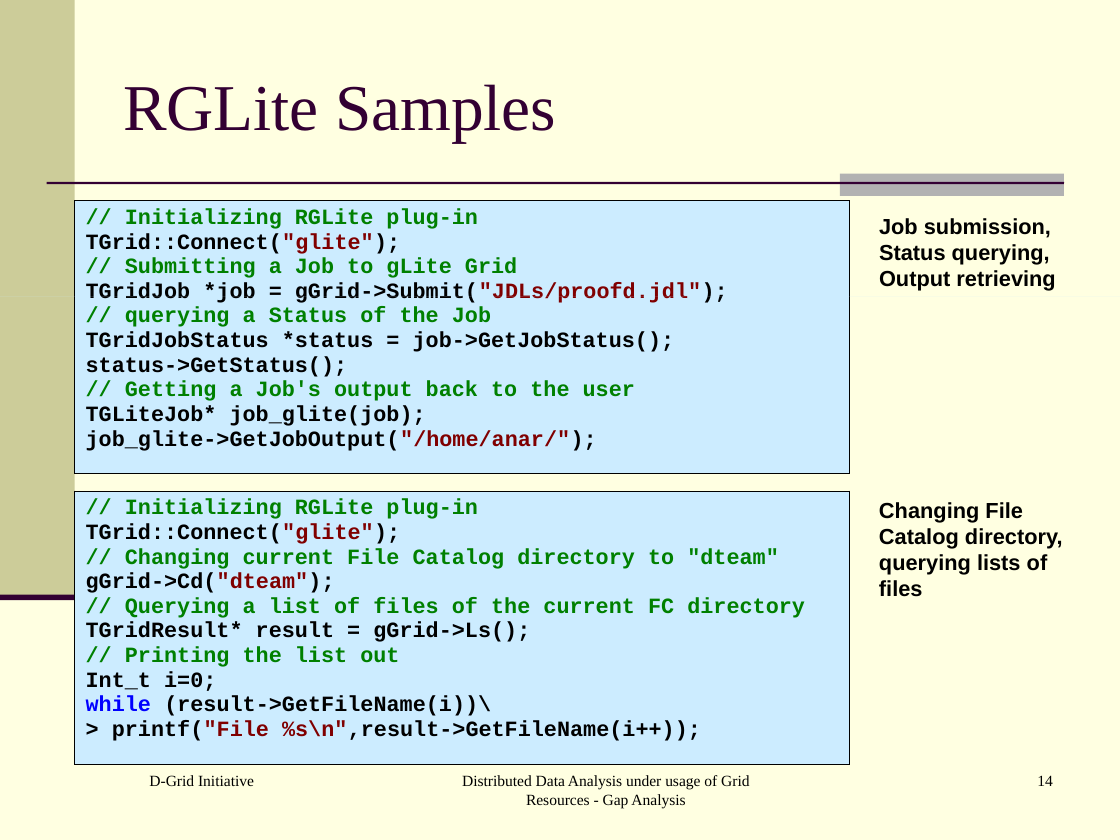
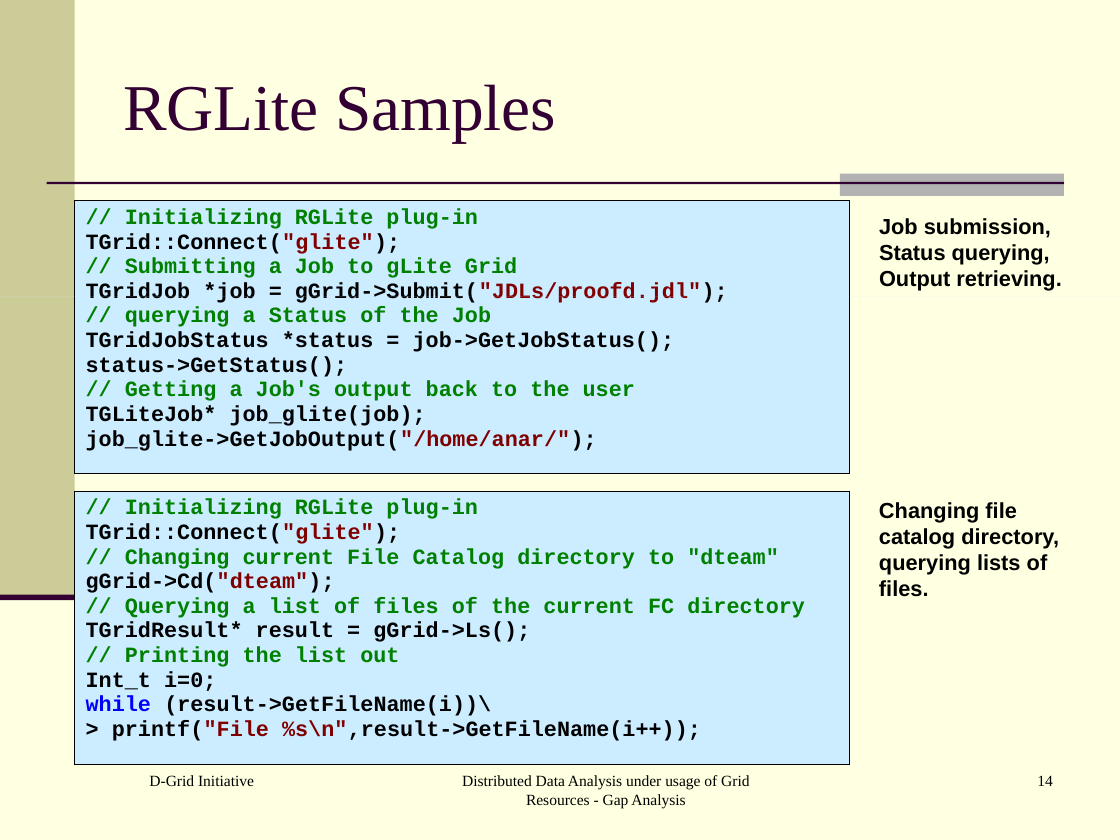
Before and after one commit to AnarManafov/PoDDocumentation, a slide deck: slide 14 of HEPCG-Workshops/2006-Nov/HEPCG-Workshops-2006-Nov.ppt. Drawn at 1120x840 pixels with LibreOffice and Linux fonts; fonts in the diff are those of the drawing. Boxes give left, top, right and bottom in pixels: in the first picture for what was removed or moved away, otherwise in the second. Text is boxed around its words. In the diff, an @@ line names an element or a change of style, - is before the commit and + after.

```diff
--- a/HEPCG-Workshops/2006-Nov/HEPCG-Workshops-2006-Nov.ppt
+++ b/HEPCG-Workshops/2006-Nov/HEPCG-Workshops-2006-Nov.ppt
@@ text at <box>879,218,1061,291</box>: text changed @@
-Job submission, Status querying, Output retrieving
+Job submission, Status querying, Output retrieving.
@@ text at <box>879,502,1059,597</box>: text changed @@
-Changing File Catalog directory, querying lists of files
+Changing file catalog directory, querying lists of files.
```
Also in this commit, not shown: 7 other slides changed.
